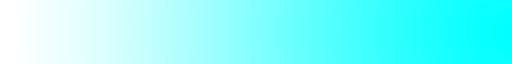
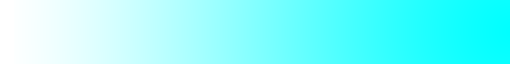
The second 512×64 image is a revision of the first. Changes to its layers:
painted on "Layer 1" over [510, 0, 512, 64]
